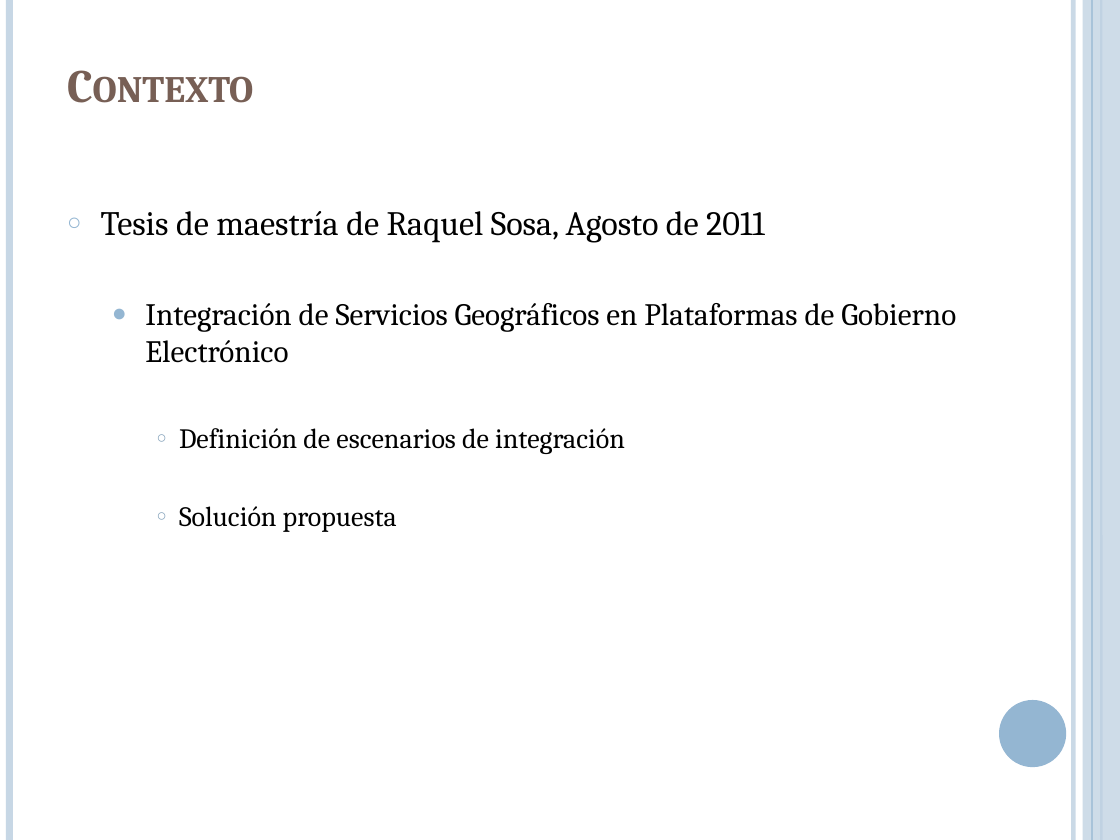
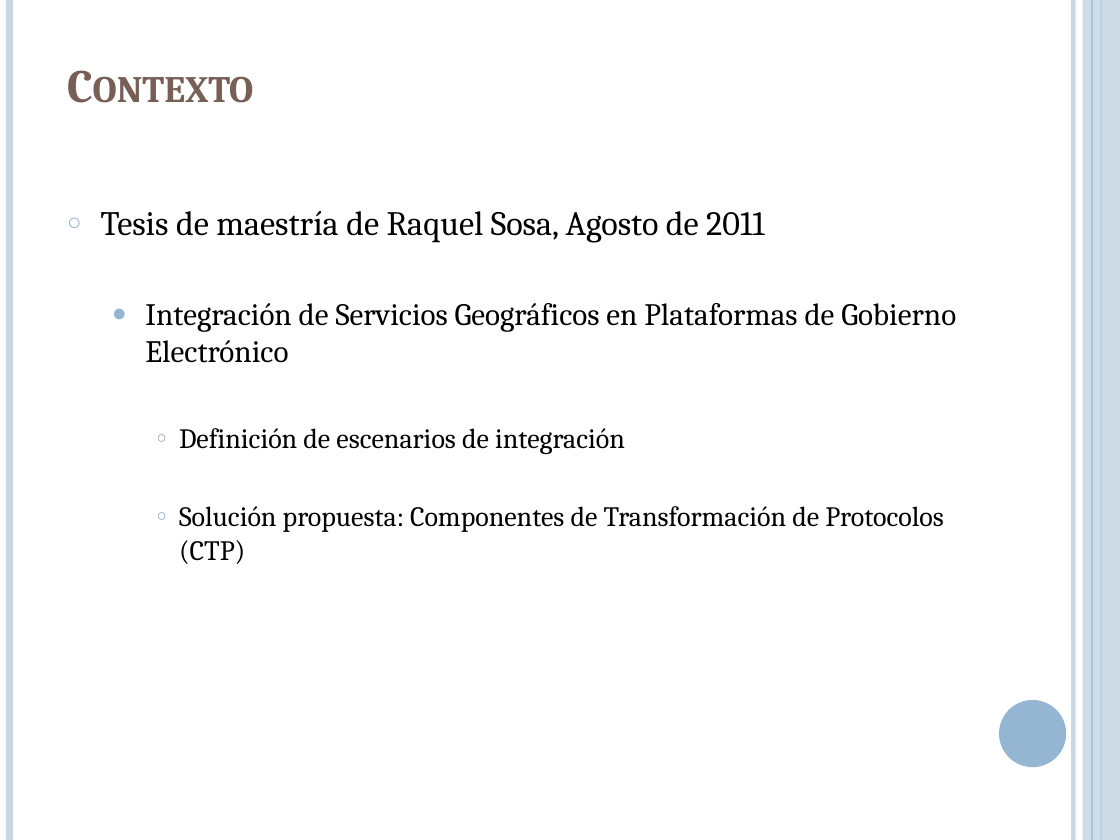
Before and after one commit to lcpaso1/integracion-gis-pge, a slide deck: slide 7 of Presentacion.pptx. Drawn at 1120x840 pixels with LibreOffice and Linux fonts; fonts in the diff are those of the drawing. Boxes give left, top, right and bottom in pixels: in the first picture for what was removed or moved away, otherwise in the second. Text is boxed around its words. In the diff, an @@ line names an element or a change of style, - is before the commit and + after.

Commit message:
más cambios

```diff
--- a/Presentacion.pptx
+++ b/Presentacion.pptx
@@ text at (179,506,943,564): text changed @@
-    ○ Solución propuesta
+    ○ Solución propuesta: Componentes de Transformación de Protocolos (CTP)
```
